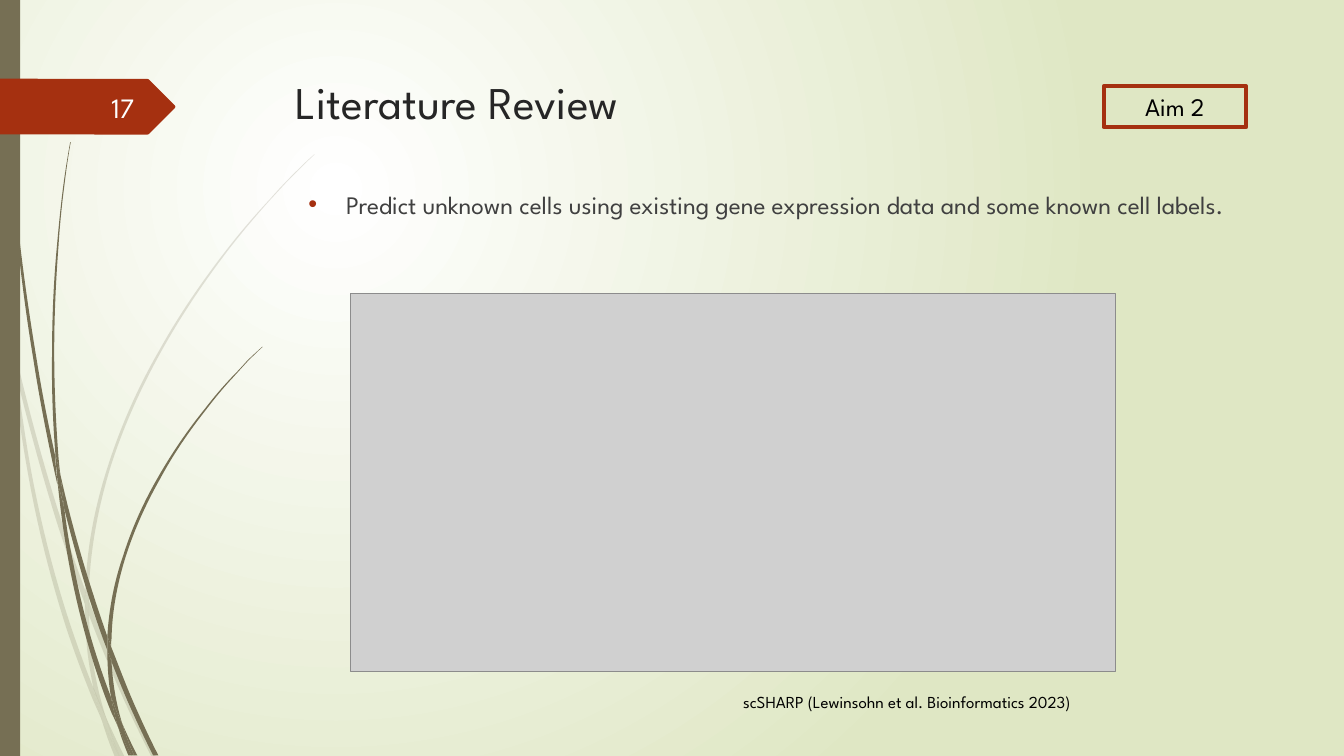
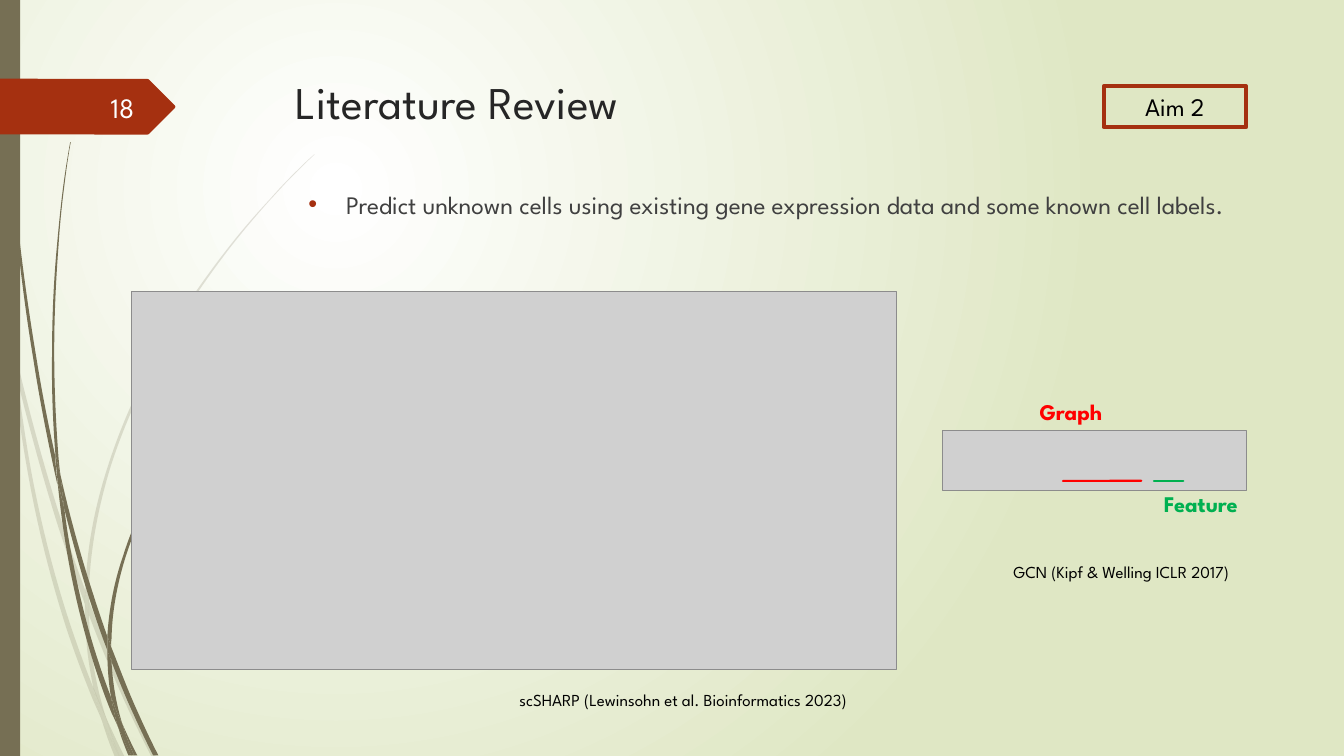
Before and after one commit to Lai-jun-yan/Academia-Sinica-internship-project, a slide deck: slide 18 of 暑期實習進度報告/presentation_final.pptx (slide 17 before the commit). Drawn at 1344x756 pixels with LibreOffice and Linux fonts; fonts in the diff are those of the drawing; grey boxes stand for pictures. Boxes give left, top, right and bottom in pixels: in the first picture for what was removed or moved away, otherwise in the second. Text is boxed around its words. In the diff, an @@ line names an element or a change of style, - is before the commit and + after.

```diff
--- a/暑期實習進度報告/presentation_final.pptx
+++ b/暑期實習進度報告/presentation_final.pptx
@@ page number at (111,99,135,119): text changed @@
-17
+18
@@ picture: place and size @@
-picture at (351,293,1116,671)
+picture at (132,291,897,669)
@@ text added at (1040,404,1103,425), 16 pt, text #FF0000, bold @@
+Graph
@@ picture added at (943,431,1246,490) @@
@@ line added from (1064, 481) to (1141, 481), #FF0000 1.5 pt @@
@@ line added from (1154, 481) to (1184, 481), #00B050 1.5 pt @@
@@ text added at (1164,490,1238,513), 16 pt, text #00B050, bold @@
+Feature
@@ text added at (1013,566,1229,582), 12 pt, text #000000 @@
+GCN (Kipf & Welling ICLR 2017)
@@ text "scSHARP (Lewinsohn et al. Bioinformatics ...": place and size @@
-text "scSHARP (Lewinsohn et al. Bioinformatics ..." at (743,696,1071,712)
+text "scSHARP (Lewinsohn et al. Bioinformatics ..." at (519,694,847,709)
```
Also in this commit, not shown: 7 other slides changed, 1 slide added.
